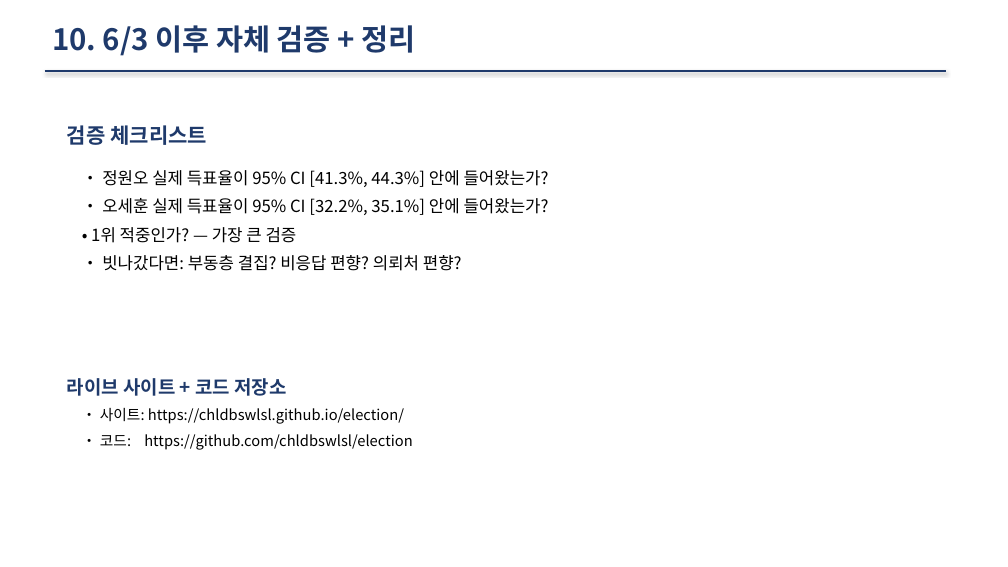
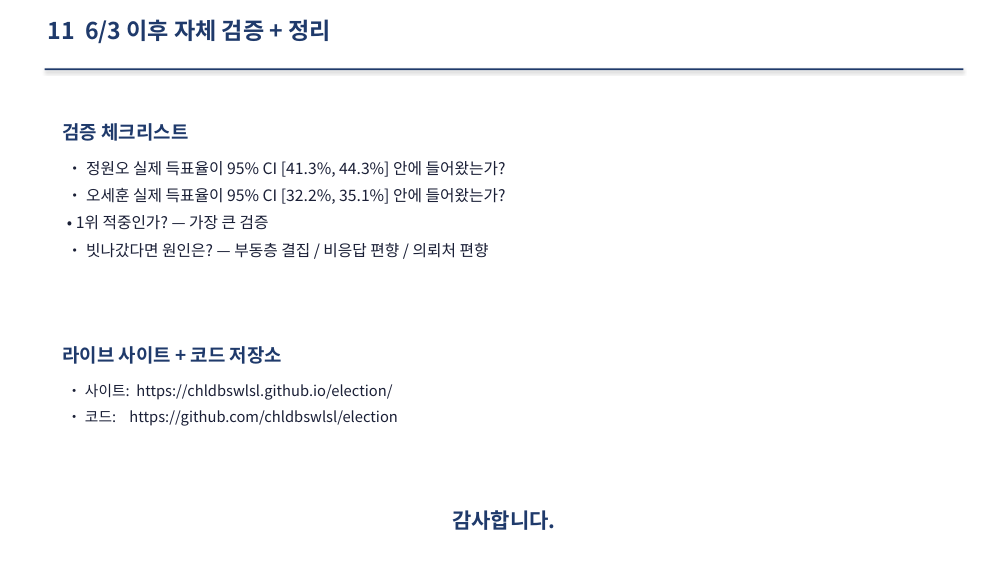
Before and after one commit to chldbswlsl/election, a slide deck: slide 12 of 노희래_통계분석_발표.pptx. Drawn at 1008x567 pixels with LibreOffice and Linux fonts; fonts in the diff are those of the drawing. Boxes give left, top, right and bottom in pixels: in the first picture for what was removed or moved away, otherwise in the second. Text is boxed around its words. In the diff, an @@ line names an element or a change of style, - is before the commit and + after.

```diff
--- a/노희래_통계분석_발표.pptx
+++ b/노희래_통계분석_발표.pptx
@@ text at [48, 19, 330, 43]: text changed; size 28 to 22 pt @@
-10. 6/3 이후 자체 검증 + 정리
+11 6/3 이후 자체 검증 + 정리
@@ line removed from (45, 71) to (947, 71) @@
@@ rectangle added at [45, 69, 963, 70], fill #1F3A6B @@
@@ text "검증 체크리스트" at [63, 123, 189, 141]: size 20 to 18 pt @@
@@ text "• 정원오 실제 득표율이 95% ...": place and size @@
-text "• 정원오 실제 득표율이 95% ..." at [91, 170, 549, 271]
+text "• 정원오 실제 득표율이 95% ..." at [76, 161, 506, 258]
@@ text at [76, 161, 506, 230]: size 16 to 15 pt, text colour #000000 to #1A1F36 in "• 정원오 실제 득표율이 95% CI [41.3%, ...", "• 오세훈 실제 득표율이 95% CI [32.2%, ...", "• 1위 적중인가? — 가장 큰 검증" @@
@@ text at [86, 243, 489, 258]: text changed; size 16 to 15 pt; text colour #000000 to #1A1F36 @@
-• 빗나갔다면: 부동층 결집? 비응답 편향? 의뢰처 편향?
+• 빗나갔다면 원인은? — 부동층 결집 / 비응답 편향 / 의뢰처 편향
@@ text "라이브 사이트 + 코드 저장소": place and size @@
-text "라이브 사이트 + 코드 저장소" at [67, 378, 286, 396]
+text "라이브 사이트 + 코드 저장소" at [63, 346, 282, 364]
@@ text "• 사이트: https://chldbswlsl.github.io/election/": place and size @@
-text "• 사이트: https://chldbswlsl.github.io/election/" at [100, 408, 412, 450]
+text "• 사이트: https://chldbswlsl.github.io/election/" at [85, 384, 397, 426]
@@ text "• 사이트: https://chldbswlsl.github.io/election/" at [85, 384, 397, 426]: text colour #000000 to #1A1F36 @@
@@ text added at [452, 510, 556, 530], 20 pt, text #1F3A6B, bold @@
+감사합니다.
```
Also in this commit, not shown: 11 other slides changed, 4 other files.
